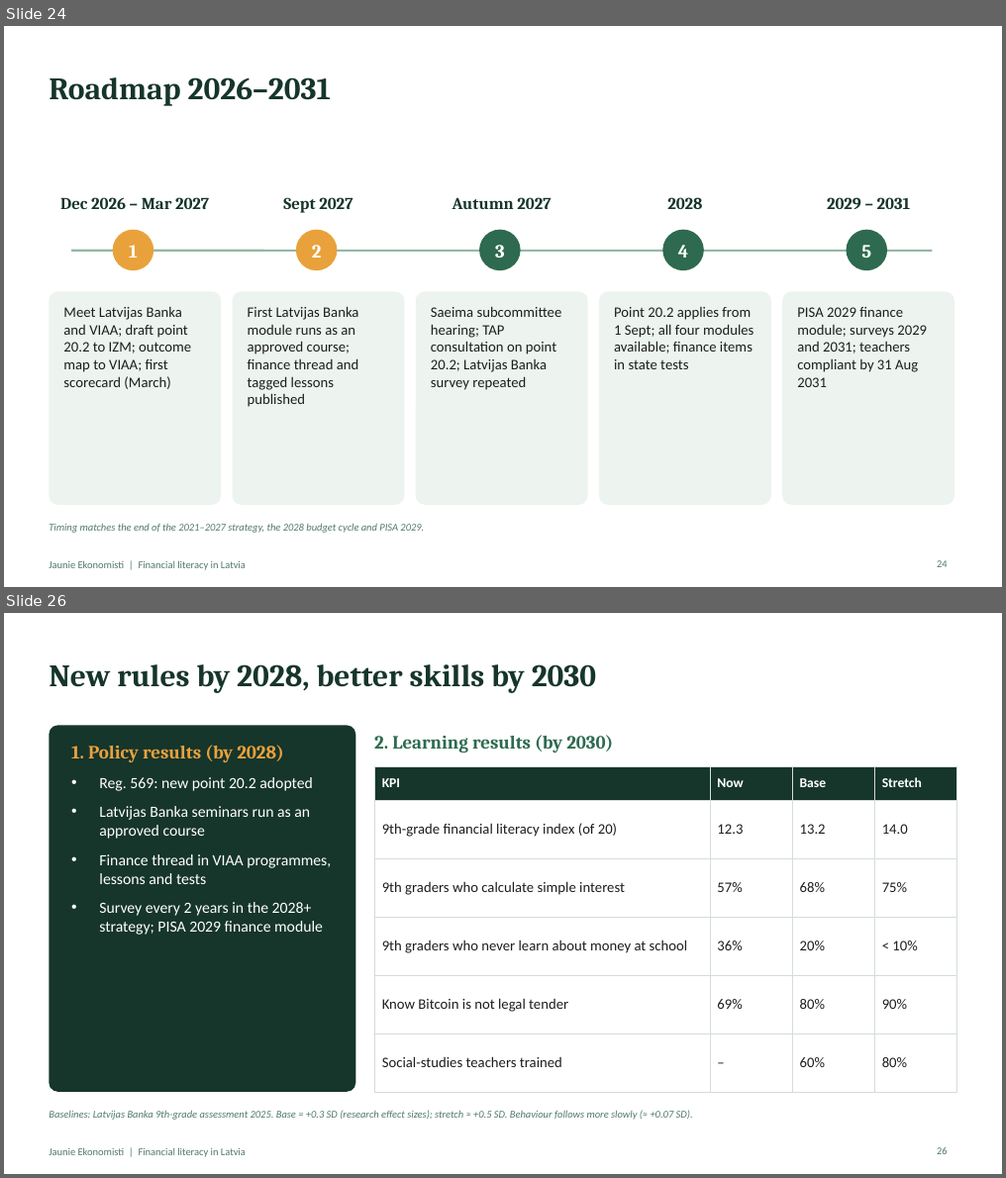
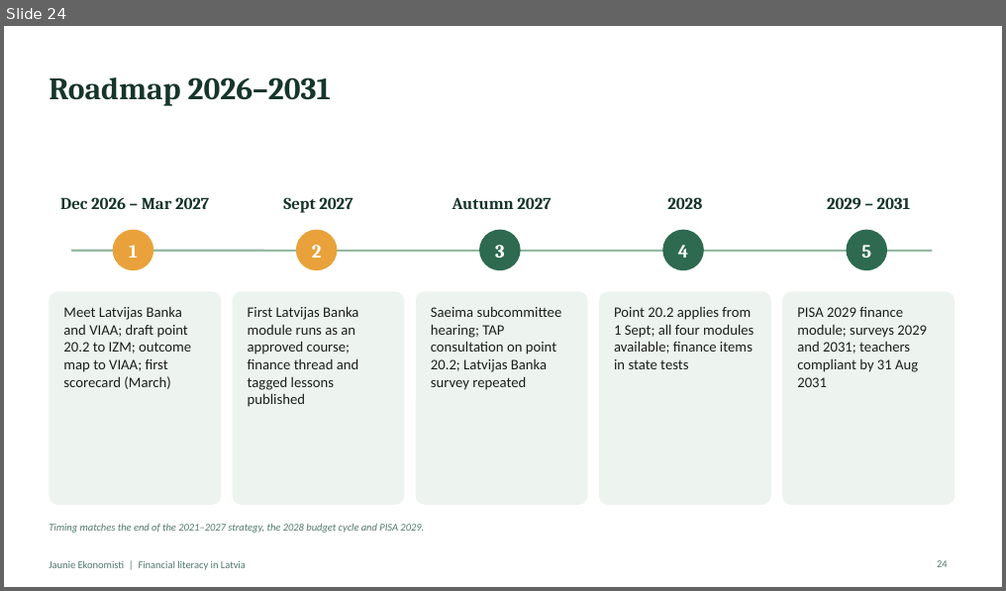
Before and after one commit to ArtisLV890/Elective-Impact-Making-for-the-Competitiveness-and-Data-Driven-Decisions-2026-2027, a slide deck: financial-literacy/presentation/Financial literacy in Latvia - presentation.pptx. Shown one above the other, each under a label of ours: slides 24 and 26 before the commit, slide 24 after it; the slides between them are not shown. The pictures are 1006x1178 and 1006x591 pixels, drawn with LibreOffice and Linux fonts; fonts in the diff are those of the drawing. Boxes give left, top, right and bottom in pixels: in the first picture for what was removed or moved away, otherwise in the second. Text is boxed around its words. In the diff, an @@ line names an element or a change of style, - is before the commit and + after.

```diff
--- a/financial-literacy/presentation/Financial literacy in Latvia - presentation.pptx
+++ b/financial-literacy/presentation/Financial literacy in Latvia - presentation.pptx
@@ slide 26 removed at <box>4,613,1002,1174</box>, background #FFFFFF; not listed: 1 template element that a slide beside it also shows @@
@@ title removed at <box>49,664,596,693</box> @@
-New rules by 2028, better skills by 2030
@@ rounded rectangle removed at <box>49,725,355,1092</box> @@
@@ text removed at <box>71,745,331,935</box> @@
-1. Policy results (by 2028)
-• Reg. 569: new point 20.2 adopted
-• Latvijas Banka seminars run as an approved course
-• Finance thread in VIAA programmes, lessons and tests
-• Survey every 2 years in the 2028+ strategy; PISA 2029 finance module
@@ text removed at <box>374,735,613,753</box> @@
-2. Learning results (by 2030)
@@ table removed at <box>374,766,957,1071</box>, 6 rows, 4 columns @@
-KPI | Now | Base | Stretch
-9th-grade financial literacy index (of 20) | 12.3 | 13.2 | 14.0
-9th graders who calculate simple interest | 57% | 68% | 75%
-9th graders who never learn about money at school | 36% | 20% | < 10%
-Know Bitcoin is not legal tender | 69% | 80% | 90%
-Social-studies teachers trained | – | 60% | 80%
@@ text removed at <box>49,1110,693,1120</box> @@
-Baselines: Latvijas Banka 9th-grade assessment 2025. Base = +0.3 SD (research effect sizes); stretch ≈ +0.5 SD. Behaviour follows more slowly (≈ +0.07 SD).
@@ page number removed at <box>937,1148,947,1155</box> @@
-26
```
Also in this commit, not shown: 1 slide changed, 2 slides added, 1 other slide removed, 5 other files.
